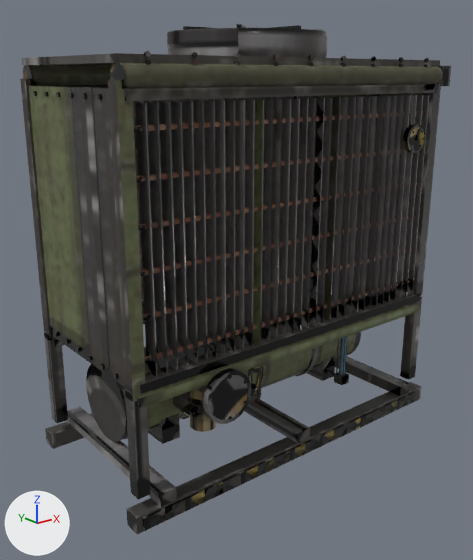
One commit to the FBX model Art/feCondenser/hd/feCondenser_HD.fbx: the scene before it, then after it.
One viewpoint serves both versions: a camera (50 mm lens) standing at (-2.07, -2.51, 1.83) and looking at (-0.07, 0.0, 0.82). The lights are fixed; the arrows at lower left show +X, +Y and +Z. The first picture is the older version. Where no turn or scale is listed for an object, it has been applied to the vertices. Vertices at exactly the same position are counted once.

In view in the first picture: 'feCondenser_Base' and 1 more.
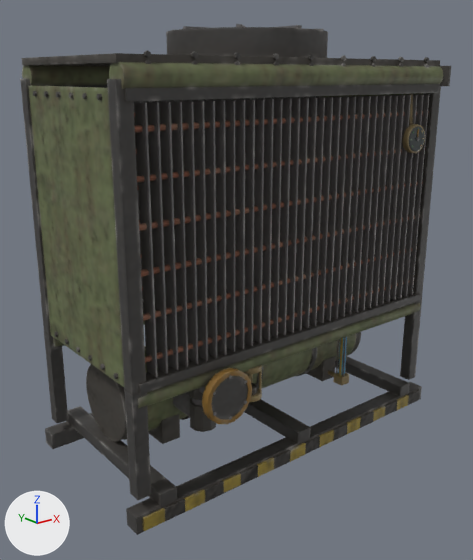
Boxes [x1, y1, x2, y2] around the edits, measured in the pictures (473 x 560 px; the box of a moved part takes in the faces that stretch with it):
'feCondenser_Base', reshaped
    before: [20, 24, 451, 534]
    after: [20, 24, 451, 535]
part 1 of me_fecondenser_base, built on
    before: [207, 371, 261, 423]
    after: [164, 371, 420, 521]
part 2 of me_fecondenser_base, moved or reshaped (mostly hidden)
    before: [53, 313, 156, 347]
    after: [53, 313, 145, 347]
part 3 of me_fecondenser_base, surface changed
    both: [20, 24, 451, 534]

What the commit changed:
me_fecondenser_base is used by ob_fecondenser_base; location (0.0, 0.0, 0.0); rotation (1.571, 0.0, 0.0), in degrees (90, 0, 0).
me_fecondenser_base had 3332 vertices, 2309 faces and spanned x -0.96..1.01, y 0.0..2.03, z -0.5..0.5.
me_fecondenser_base now has 3376 vertices, 2320 faces and spans x -0.96..1.01, y 0.0..2.03, z -0.51..0.51.
me_fecondenser_base part 1: 12 vertices moved within x -0.58..-0.27, y 0.41..0.56, z 0.37..0.5; 20 vertices removed from x -0.6..-0.27, y 0.41..0.57, z 0.37..0.5; 64 vertices added at x -0.83..0.83, y 0.01..0.56, z 0.36..0.51.
me_fecondenser_base part 2: 16 vertices removed from x -0.91..0.91, y 0.55..0.61, z -0.43..-0.37; 16 vertices added at x -0.91..0.91, y 0.54..0.62, z -0.44..-0.36.
me_fecondenser_base part 3: 2102 kept faces spanning x -0.96..1.01, y 0.0..2.03, z -0.51..0.51 get new texture (UV) coordinates.
Other edits to the shape of me_fecondenser_base do not show in these pictures.
